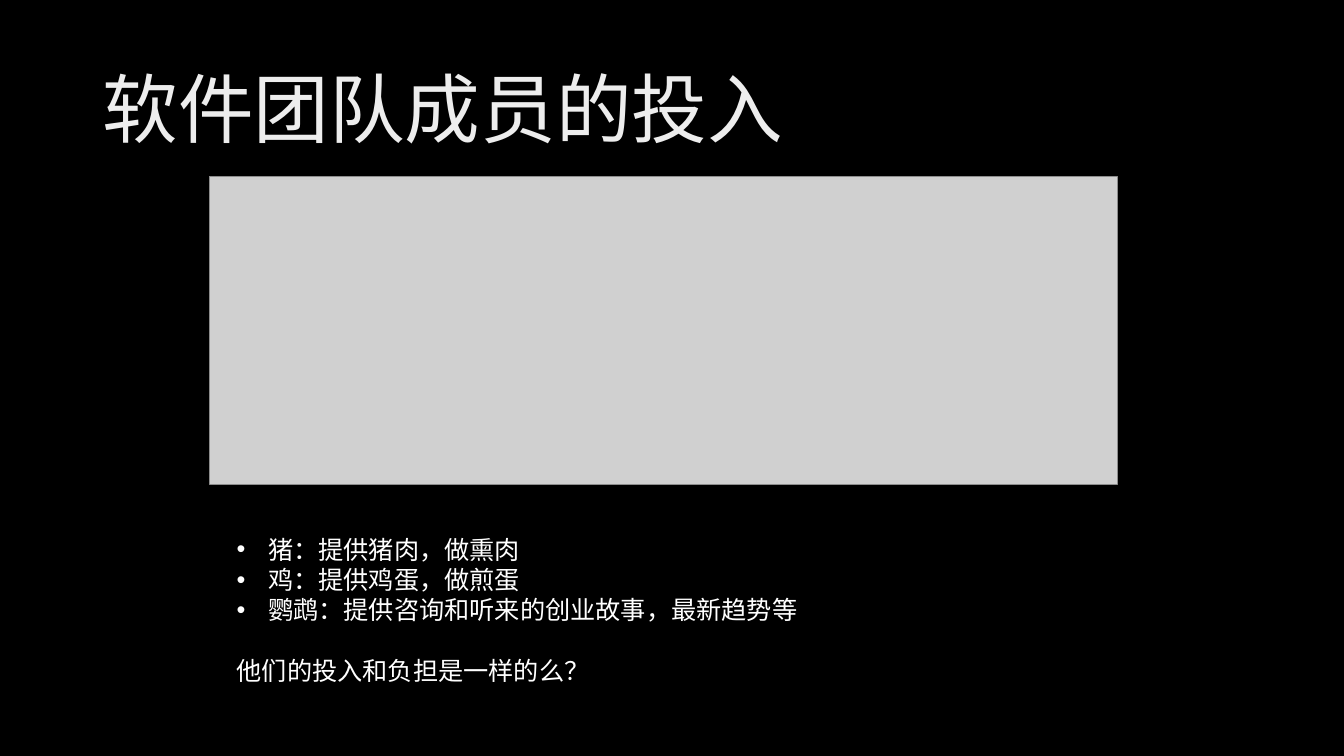
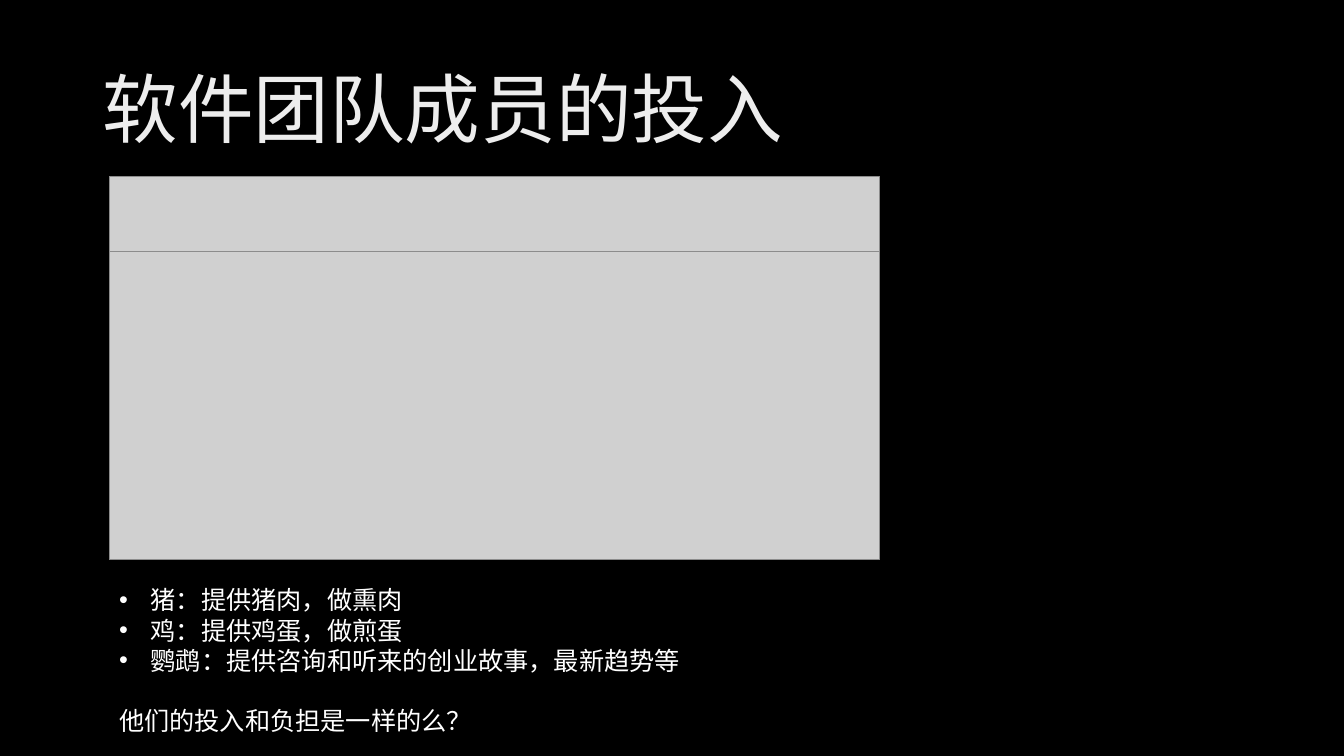
Before and after one commit to xinase/ASE, a slide deck: slide 27 of chapter17/ASE_17_People_Performance.pptx. Drawn at 1344x756 pixels with LibreOffice and Linux fonts; fonts in the diff are those of the drawing; grey boxes stand for pictures; background and template pictures are left out. Boxes give left, top, right and bottom in pixels: in the first picture for what was removed or moved away, otherwise in the second. Text is boxed around its words. In the diff, an @@ line names an element or a change of style, - is before the commit and + after.

```diff
--- a/chapter17/ASE_17_People_Performance.pptx
+++ b/chapter17/ASE_17_People_Performance.pptx
@@ picture added at (x1=109, y1=176, x2=879, y2=251) @@
@@ picture removed at (x1=210, y1=176, x2=1117, y2=484) @@
@@ picture added at (x1=109, y1=252, x2=879, y2=560) @@
@@ text "猪：提供猪肉，做熏肉" moved from (x1=237, y1=537, x2=797, y2=682) to (x1=119, y1=587, x2=680, y2=732) @@
```
Also in this commit, not shown: 4 other slides changed, 29 other files.
